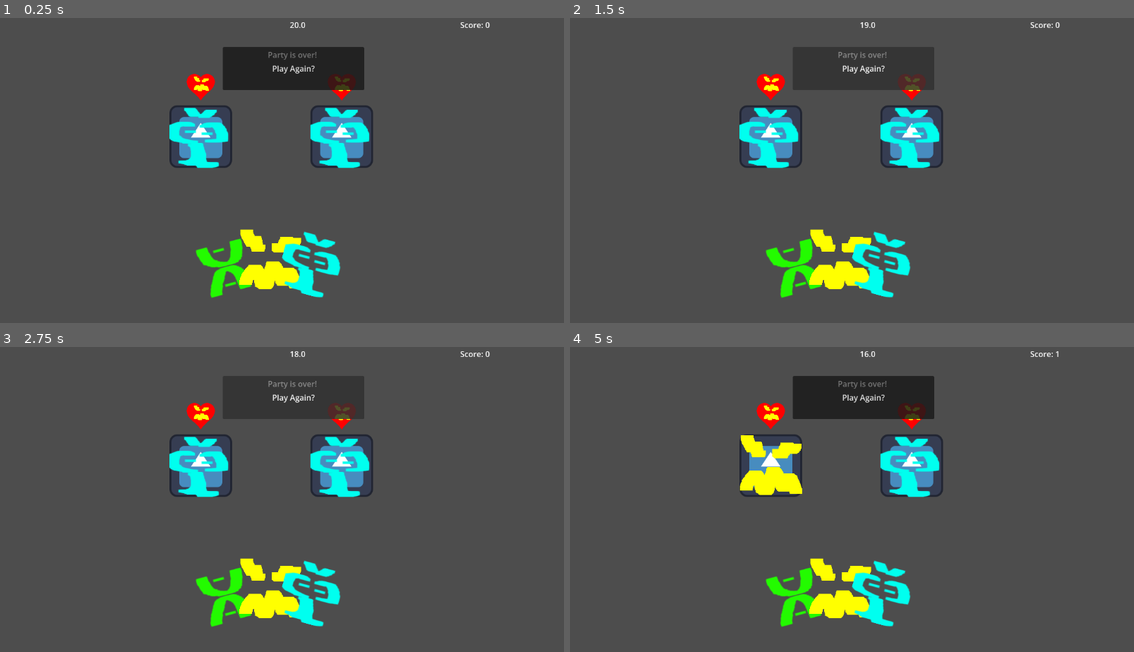
Above: before the commit, frames 1-4 (two rows, left to right).
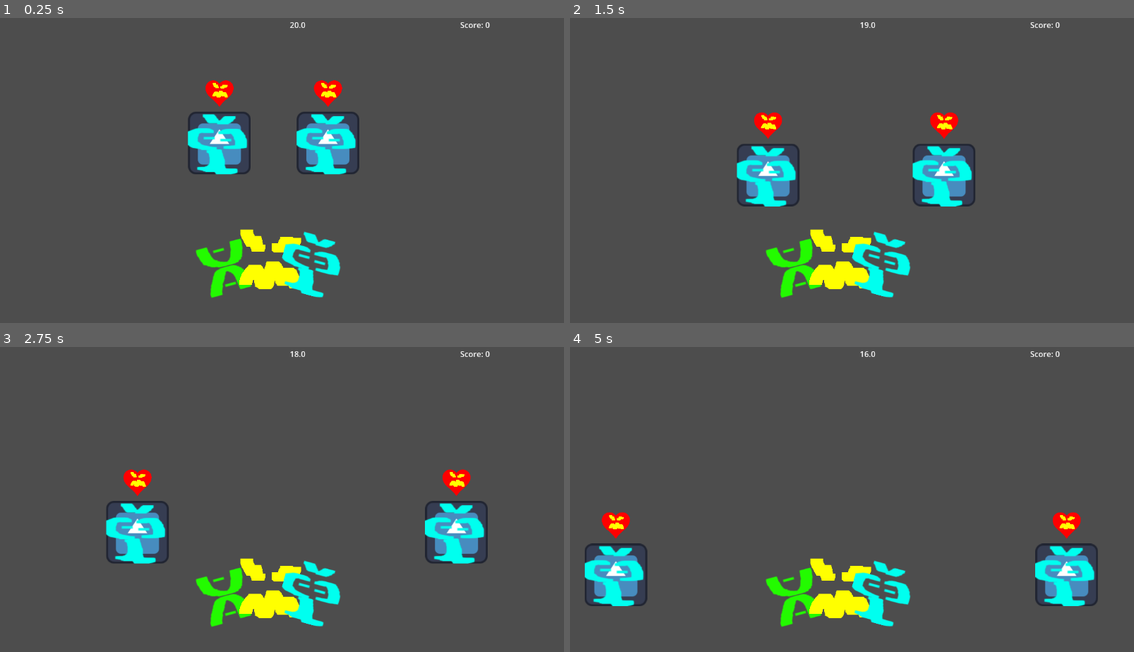
Above: after the commit, the same moments.

Repository: Devination/GGJ2025
Game: Godot game, scene res://scenes/main.tscn
The game is run twice, just before and just after one commit, with the same random seed, the same clock (stepped at 60 frames per second) and the same inputs. The engine's default icon, where the game draws it, is replaced by a stand-in: a white triangle on a blue panel in a dark square.
Inputs (mouse positions are in pixels of both pictures, inside the frame that each line leads up to):
- Up to frame 1 (0.25 s): no input
- Up to frame 2 (1.5 s): click (863, 69) at 0.5 s, where only the run before the commit has a clickable "Play Again?"; click (863, 69) at 1.25 s, where only the run before the commit has a clickable "Play Again?"
- Up to frame 3 (2.75 s): click (293, 398) at 2 s, where only the run before the commit has a clickable "Play Again?"
- Up to frame 4 (5 s): drag from (795, 594) to (773, 465) at 2.77 s; drag from (840, 587) to (773, 465) at 3.52 s; move the mouse to (880, 594) at 4.27 s; click (880, 594) at 4.42 s

The runs differ from the first frame. In frame 1, 8.5% of the frame differs, in the area x 30-67%, y 9-52%; in frame 2, 7.1%; in frame 3, 8.4%; in frame 4, 12%, in the area x 2-94%, y 1-85%.

Commit message:
guests minge

Diff:
--- a/godot/ggj-2026/project.godot
+++ b/godot/ggj-2026/project.godot
@@ -23,3 +23,4 @@
 
 2d_physics/layer_1="Guest Layer"
 2d_physics/layer_2="Mask Layer"
+2d_physics/layer_3="Guest Physics"
--- a/godot/ggj-2026/scenes/guest.tscn
+++ b/godot/ggj-2026/scenes/guest.tscn
@@ -6,11 +6,26 @@
 [ext_resource type="Texture2D" uid="uid://brnuf6328378e" path="res://assets/images/mask1.png" id="3_xgyym"]
 [ext_resource type="Texture2D" uid="uid://k07jw2ib4k2s" path="res://assets/images/mask2.png" id="4_534k7"]
 
+[sub_resource type="PhysicsMaterial" id="PhysicsMaterial_534k7"]
+friction = 0.0
+bounce = 1.0
+
+[sub_resource type="CircleShape2D" id="CircleShape2D_534k7"]
+radius = 63.007935
+
 [sub_resource type="RectangleShape2D" id="RectangleShape2D_my1ra"]
 size = Vector2(146, 140)
 
-[node name="Guest" type="Node2D" unique_id=2123231278]
+[node name="Guest" type="RigidBody2D" unique_id=926047187]
+collision_layer = 4
+collision_mask = 4
+physics_material_override = SubResource("PhysicsMaterial_534k7")
+gravity_scale = 0.0
+can_sleep = false
 script = ExtResource("1_21oj1")
+
+[node name="CollisionShape2D" type="CollisionShape2D" parent="." unique_id=1437370324]
+shape = SubResource("CircleShape2D_534k7")
 
 [node name="Heart" type="Sprite2D" parent="." unique_id=1153124664]
 z_index = 1
--- a/godot/ggj-2026/scenes/main.tscn
+++ b/godot/ggj-2026/scenes/main.tscn
@@ -4,6 +4,16 @@
 [ext_resource type="PackedScene" uid="uid://b8v8811pbr21n" path="res://scenes/guest.tscn" id="2_sugp2"]
 [ext_resource type="PackedScene" uid="uid://bnwajmp2anb25" path="res://scenes/mask3.tscn" id="6_tefeu"]
 [ext_resource type="PackedScene" uid="uid://c5e7ljd2a57s4" path="res://scenes/user_interface.tscn" id="8_tipki"]
+
+[sub_resource type="PhysicsMaterial" id="PhysicsMaterial_jyhfs"]
+friction = 0.0
+bounce = 1.0
+
+[sub_resource type="RectangleShape2D" id="RectangleShape2D_jyhfs"]
+size = Vector2(208, 679)
+
+[sub_resource type="RectangleShape2D" id="RectangleShape2D_tbgi4"]
+size = Vector2(1591, 184)
 
 [node name="Main" type="Node2D" unique_id=1653180986]
 
@@ -24,3 +34,25 @@
 position = Vector2(698, 267)
 
 [node name="Mask" parent="Guest2" unique_id=1325900026 instance=ExtResource("6_tefeu")]
+
+[node name="Walls" type="StaticBody2D" parent="." unique_id=117885560]
+disable_mode = 1
+collision_layer = 4
+collision_mask = 4
+physics_material_override = SubResource("PhysicsMaterial_jyhfs")
+
+[node name="CollisionShape2D" type="CollisionShape2D" parent="Walls" unique_id=2023049846]
+position = Vector2(-114, 329.5)
+shape = SubResource("RectangleShape2D_jyhfs")
+
+[node name="CollisionShape2D2" type="CollisionShape2D" parent="Walls" unique_id=1872373870]
+position = Vector2(1267, 331)
+shape = SubResource("RectangleShape2D_jyhfs")
+
+[node name="CollisionShape2D3" type="CollisionShape2D" parent="Walls" unique_id=647014260]
+position = Vector2(580.5, -98)
+shape = SubResource("RectangleShape2D_tbgi4")
+
+[node name="CollisionShape2D4" type="CollisionShape2D" parent="Walls" unique_id=1254307635]
+position = Vector2(580.5, 741)
+shape = SubResource("RectangleShape2D_tbgi4")
--- a/godot/ggj-2026/scenes/user_interface.tscn
+++ b/godot/ggj-2026/scenes/user_interface.tscn
@@ -26,6 +26,7 @@
 autostart = true
 
 [node name="PanelContainer" type="PanelContainer" parent="." unique_id=952765991]
+visible = false
 offset_left = 455.0
 offset_top = 84.0
 offset_right = 744.0
--- a/godot/ggj-2026/scripts/guest.gd
+++ b/godot/ggj-2026/scripts/guest.gd
@@ -1,9 +1,10 @@
 # Masks have interests that modify guest interests and can be dragged between guests and the hand
 class_name Guest
-extends Node2D
+extends RigidBody2D
 
 var mask: Mask
 var hand: Hand
+var initial_force: float = 1.0
 
 @export var likes: Array[Mask.MaskTypes] = []
 
@@ -13,7 +14,7 @@
 	mask.is_draggable = false
 	init_likes()
 	hand.register_guest(self)
-
+	init_movement()
 
 func init_likes():
 	# like a random thing if none specified
@@ -24,6 +25,12 @@
 	var like_displays = [$Heart/LikeMask1, $Heart/LikeMask2]
 	like_displays[likes[0]].set_visible(true)
 
+# mingle with the other guests
+func init_movement():
+	# start movement toward center of screen
+	var center: Vector2 = get_viewport_rect().size / 2
+	var direction: Vector2 = center - global_position
+	self.apply_impulse(direction * initial_force)
 
 func wear_mask(new_mask:Mask):
 	# delete old mask
